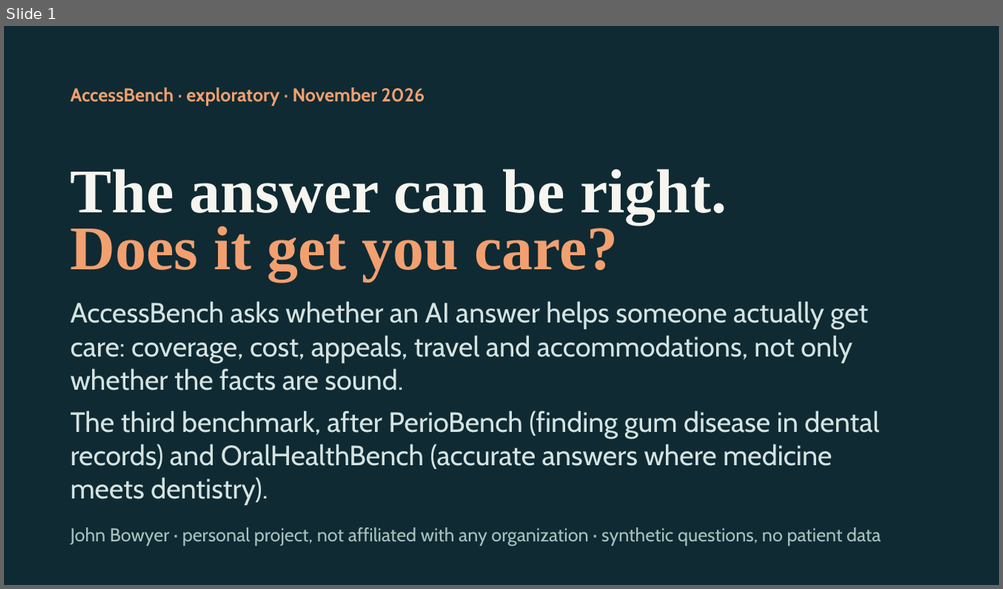
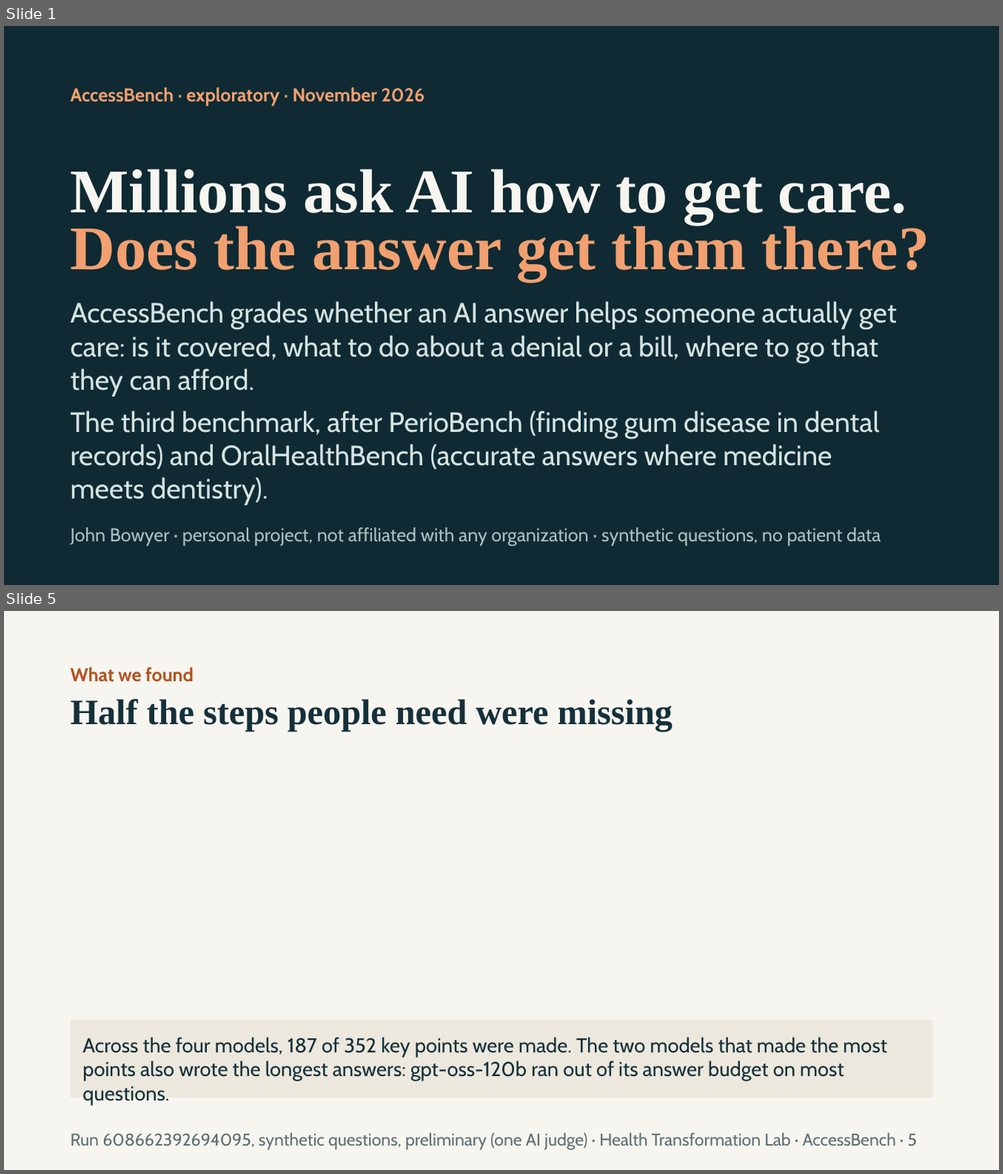
Before and after one commit to healthtransformationlab/health-transformation-lab-nlp, a slide deck: docs/access/access_bench.pptx. Shown one above the other, each under a label of ours: slide 1 before the commit, slides 1 and 5 after it; the slides between them are not shown. The pictures are 1003x589 and 1003x1174 pixels, drawn with LibreOffice and Linux fonts; fonts in the diff are those of the drawing. Boxes give left, top, right and bottom in pixels: in the first picture for what was removed or moved away, otherwise in the second. Text is boxed around its words. In the diff, an @@ line names an element or a change of style, - is before the commit and + after.

```diff
--- a/docs/access/access_bench.pptx
+++ b/docs/access/access_bench.pptx
@@ slide 5 added at <box>4,611,999,1170</box>, background #F7F5EF @@
@@ text added at <box>71,667,193,682</box>, 18 pt, text #B4501F, bold @@
+What we found
@@ text added at <box>71,699,672,731</box>, 34.5 pt, text #15303A, bold @@
+Half the steps people need were missing
@@ rectangle added at <box>71,1021,933,1098</box>, fill #ECE8DD, 19.5 pt, text #15303A @@
+Across the four models, 187 of 352 key points were made. The two models that made the most points also wrote the longest answers: gpt-oss-120b ran out of its answer budget on most questions.
@@ text added at <box>71,1133,916,1150</box>, 16.5 pt, text #5C6F75 @@
+Run 608662392694095, synthetic questions, preliminary (one AI judge) · Health Transformation Lab · AccessBench · 5
@@ slide 1 changed as well @@
@@ text at <box>71,169,906,224</box>: text changed @@
-The answer can be right.
+Millions ask AI how to get care.
@@ text at <box>71,221,929,281</box>: text changed @@
-Does it get you care?
+Does the answer get them there?
@@ text at <box>71,301,896,397</box>: text changed @@
-AccessBench asks whether an AI answer helps someone actually get care: coverage, cost, appeals, travel and accommodations, not only whether the facts are sound.
+AccessBench grades whether an AI answer helps someone actually get care: is it covered, what to do about a denial or a bill, where to go that they can afford.
```
Also in this commit, not shown: 3 other slides changed, 3 other slides added, 3 slides removed, 19 other files.
